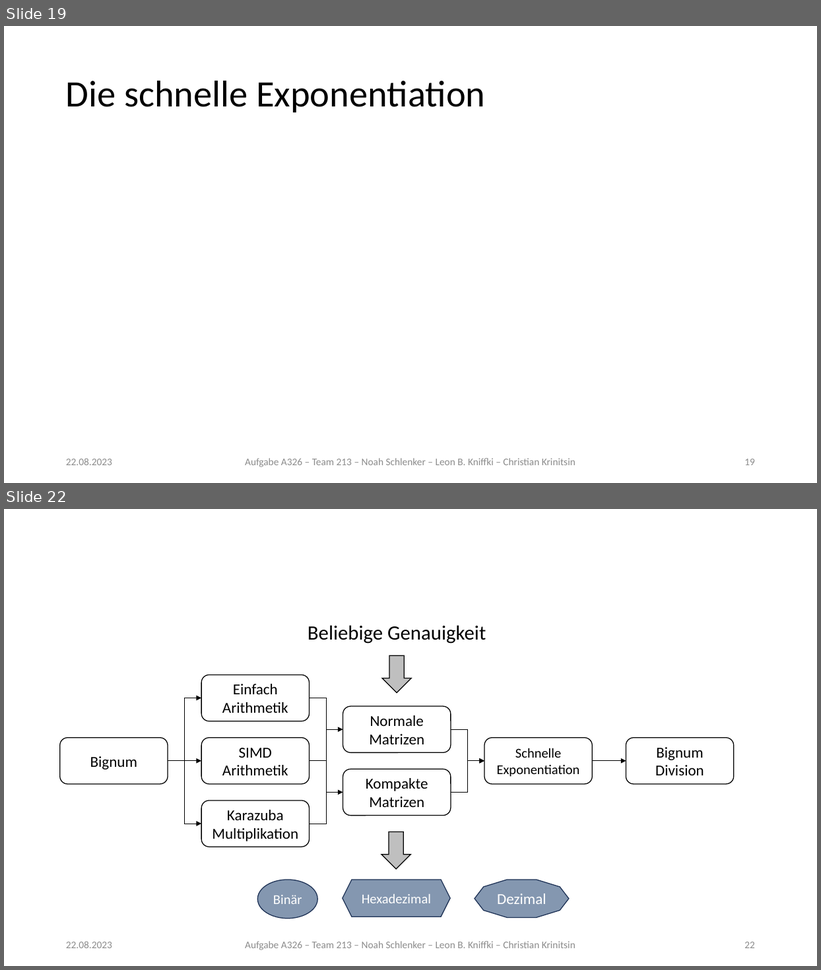
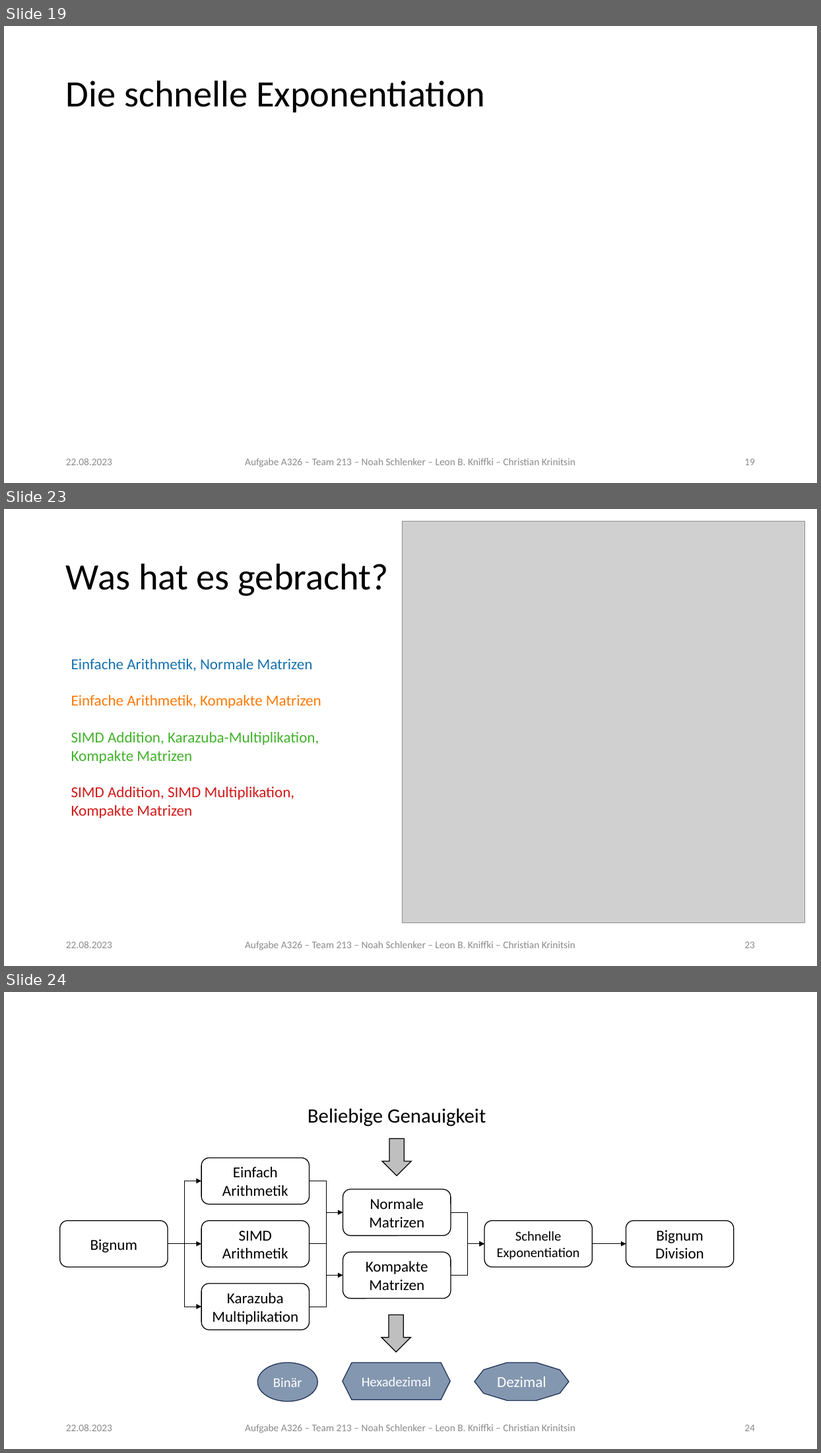
Before and after one commit to noahpy/sqrt2, a slide deck: Vortrag/Vortrag.pptx. Shown one above the other, each under a label of ours: slides 19 and 22 before the commit, slides 19, 23 and 24 after it; the slides between them are not shown. The pictures are 821x970 and 821x1453 pixels, drawn with LibreOffice and Linux fonts; fonts in the diff are those of the drawing; grey boxes stand for pictures. Boxes give left, top, right and bottom in pixels: in the first picture for what was removed or moved away, otherwise in the second. Text is boxed around its words. In the diff, an @@ line names an element or a change of style, - is before the commit and + after.

```diff
--- a/Vortrag/Vortrag.pptx
+++ b/Vortrag/Vortrag.pptx
@@ slide 23 added at <box>4,509,817,966</box>, background #FFFFFF @@
@@ picture added at <box>403,521,805,923</box> @@
@@ title added at <box>66,563,388,596</box>, 44 pt, text #000000 @@
+Was hat es gebracht?
@@ text added at <box>71,659,321,819</box>, 18 pt, text #42B22A @@
+Einfache Arithmetik, Normale Matrizen
+Einfache Arithmetik, Kompakte Matrizen
+SIMD Addition, Karazuba-Multiplikation,
+Kompakte Matrizen
+SIMD Addition, SIMD Multiplikation,
+Kompakte Matrizen
@@ text added at <box>66,941,112,949</box>, 12 pt, text #8C8C8C @@
+22.08.2023
@@ text added at <box>245,941,576,951</box>, 12 pt, text #8C8C8C @@
+Aufgabe A326 – Team 213 – Noah Schlenker – Leon B. Kniffki – Christian Krinitsin
@@ page number added at <box>745,942,755,949</box>, 12 pt, text #8C8C8C @@
+23
@@ what was slide 22 is now slide 24 @@
@@ page number at <box>745,1425,755,1432</box>: text changed @@
-22
+24
```
Also in this commit, not shown: 2 slides changed, 1 other slide added, 1 other file.
